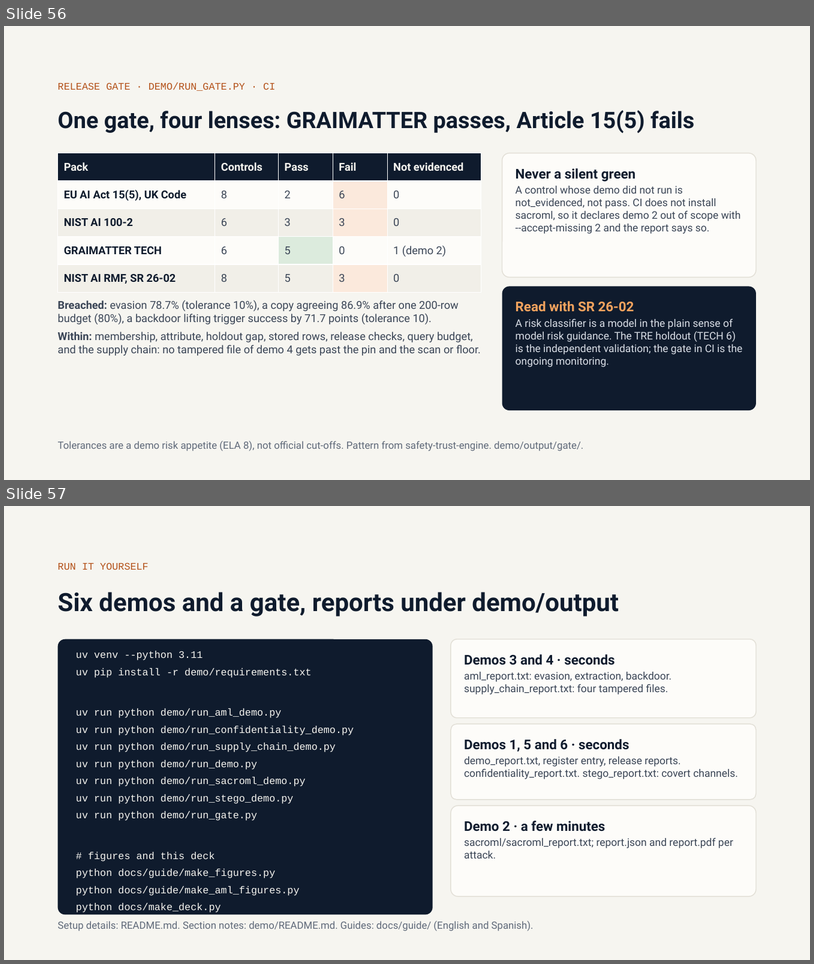
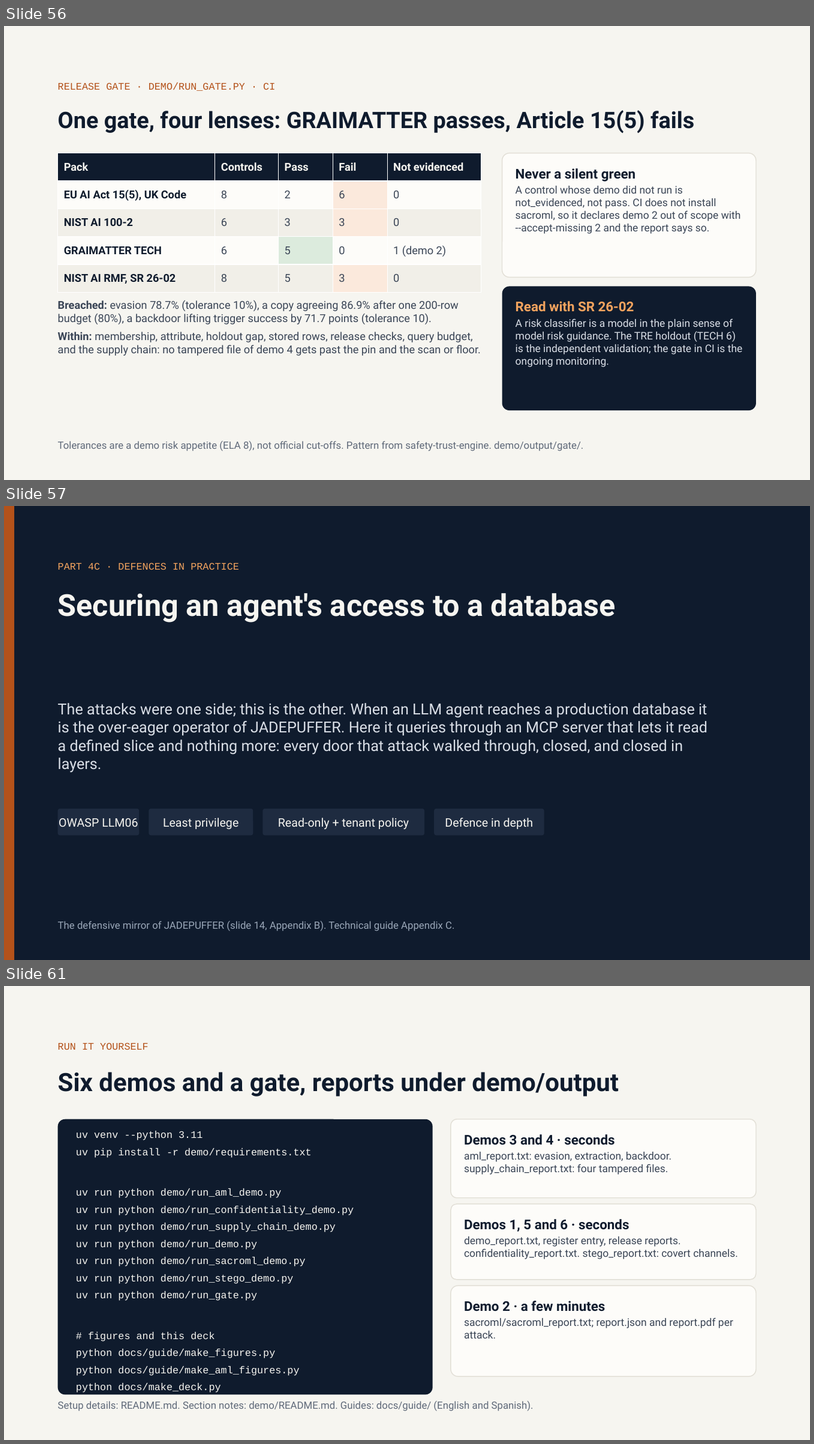
Before and after one commit to olonok69/graimatter_ML, a slide deck: docs/Adversarial_ML.pptx. Shown one above the other, each under a label of ours: slides 56 and 57 before the commit, slides 56, 57 and 61 after it; the slides between them are not shown. The pictures are 814x964 and 814x1444 pixels, drawn with LibreOffice and Linux fonts; fonts in the diff are those of the drawing. Boxes give left, top, right and bottom in pixels: in the first picture for what was removed or moved away, otherwise in the second. Text is boxed around its words. In the diff, an @@ line names an element or a change of style, - is before the commit and + after.

Commit message:
Add Part 4c: securing an agent's database access (MCP defences)
Mirror JADEPUFFER (Appendix B) with a defensive example: a real read-only
MCP server in front of PostgreSQL, built so every door that attack used is
closed, and closed in layers. Part 4c becomes a fourth video in Part 4.

- Deck: four Part 4c slides appended after the gate (62 slides total);
  run-it-yourself and references renumber to 61/62.
- Technical guide EN/ES: new Appendix C (setup, door-by-door table, three
  layers of trust, deployment checklist); Appendix A series map and
  video-series table updated; green paper's Appendix C references
  disambiguated from the new guide appendix.
- Presenter guide EN/ES: Part 4c write-ups, counts and map.
- README: 62 slides, three Part 4 videos, Appendix C.
- YouTube descriptions EN/ES: Video 4c entry and series line.

Secrets, real domains and tenant identifiers are scrubbed; the host is an
example.

```diff
--- a/docs/Adversarial_ML.pptx
+++ b/docs/Adversarial_ML.pptx
@@ slide 57 added at [4, 506, 810, 960], background #0F1B2D @@
@@ rectangle added at [4, 506, 14, 960], fill #B4521A @@
@@ text added at [58, 562, 239, 570], 12 pt, text #F2A35E @@
+PART 4C · DEFENCES IN PRACTICE
@@ title added at [58, 593, 616, 622], 36 pt, text #F6F5F0, bold @@
+Securing an agent's access to a database
@@ text added at [58, 703, 708, 772], 18 pt, text #D9DEE6 @@
+The attacks were one side; this is the other. When an LLM agent reaches a production database it is the over-eager operator of JADEPUFFER. Here it queries through an MCP server that lets it read a defined slice and nothing more: every door that attack walked through, closed, and closed in layers.
@@ rounded rectangle added at [58, 808, 139, 835], fill #1E2B40 @@
@@ rounded rectangle added at [149, 808, 254, 835], fill #1E2B40 @@
@@ rounded rectangle added at [263, 808, 425, 835], fill #1E2B40 @@
@@ rounded rectangle added at [435, 808, 545, 835], fill #1E2B40 @@
@@ text added at [59, 818, 138, 826], 14 pt, text #F6F5F0 @@
+OWASP LLM06
@@ text added at [163, 817, 239, 829], 14 pt, text #F6F5F0 @@
+Least privilege
@@ text added at [278, 817, 409, 829], 14 pt, text #F6F5F0 @@
+Read-only + tenant policy
@@ text added at [445, 817, 534, 829], 14 pt, text #F6F5F0 @@
+Defence in depth
@@ text added at [58, 921, 455, 931], 12 pt, text #9AA7B8 @@
+The defensive mirror of JADEPUFFER (slide 14, Appendix B). Technical guide Appendix C.
@@ what was slide 57 is now slide 61 @@
```
Also in this commit, not shown: 3 other slides added, 8 other files.
